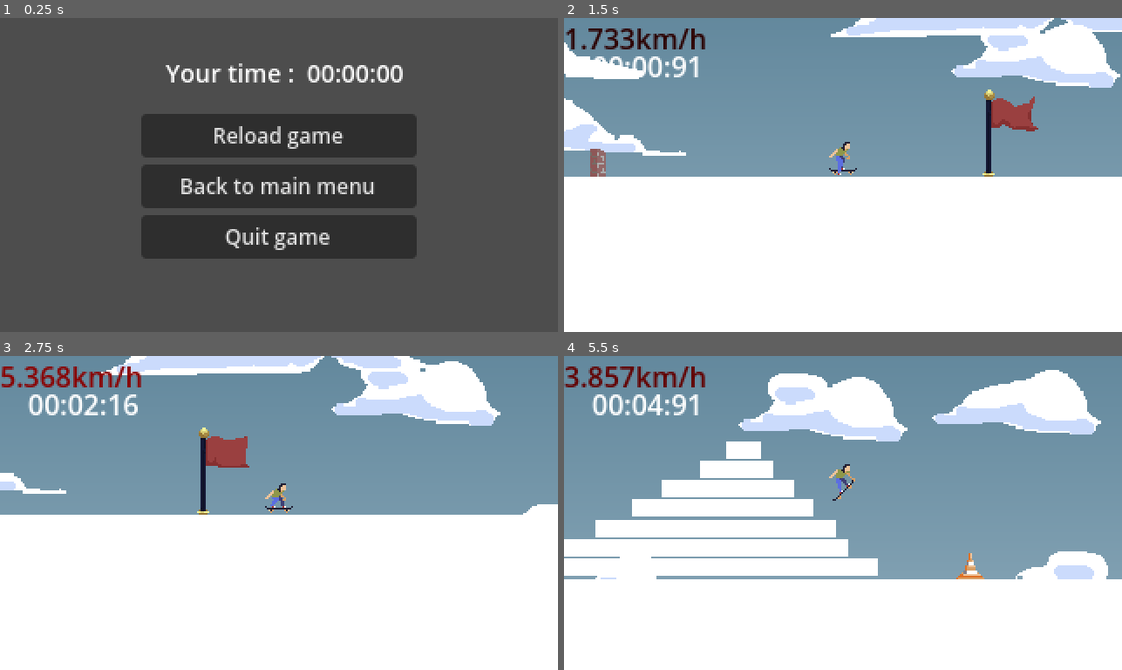
Above: before the commit, frames 1-4 (two rows, left to right).
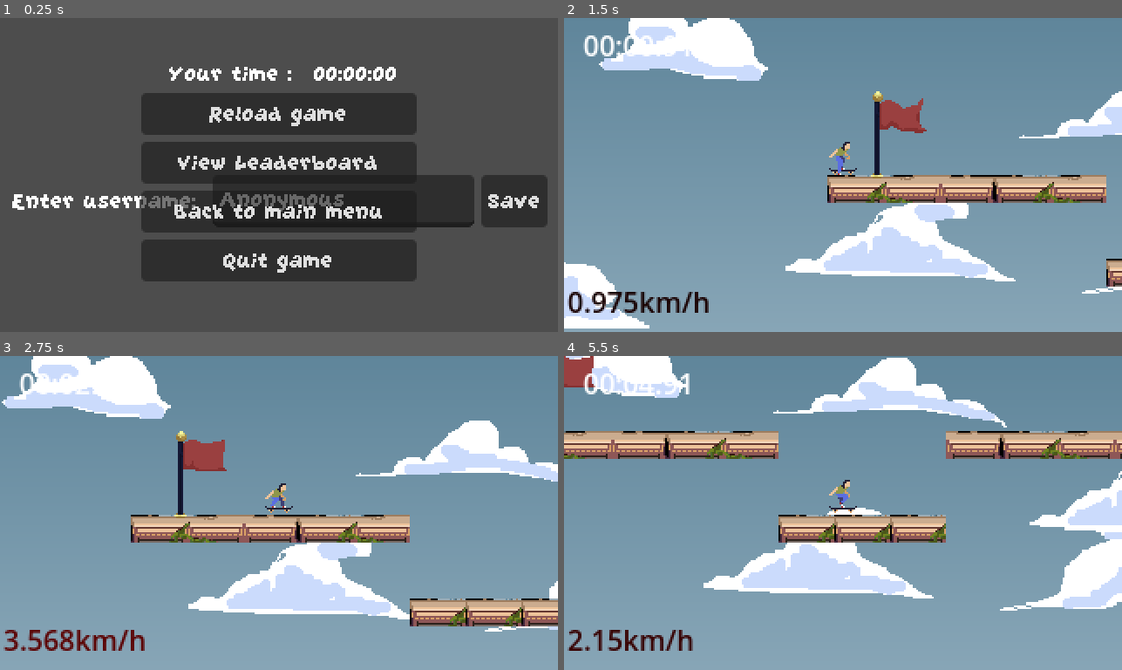
Above: after the commit, the same moments.

Repository: Minipeps/SpeedJam-8
Game: Godot game, scene res://Menus/EndScreen/EndScreen.tscn
Two runs of this game, one before a commit and one after it. Both use one fixed random seed, a clock stepped at 60 frames per second and the inputs below. This scene is started directly instead of the project's main scene.
Inputs (mouse positions are in pixels of both pictures, inside the frame that each line leads up to):
- Up to frame 1 (0.25 s): no input
- Up to frame 2 (1.5 s): click "Reload game" at 0.5 s; tap Enter (ui_accept) at 1.25 s; move the mouse to (965, 159) at 1.27 s; hold Right (player_move_right) from 1.28 s (still down); tap C (display_end_screen_lose) at 1.35 s
- Up to frame 3 (2.75 s): tap Enter (ui_accept) at 1.52, 2.27 s; move the mouse to (167, 528) at 2.02 s; release Right (player_move_right) at 2.03 s; hold Down (player_move_down) from 2.03 s (still down); tap X (display_end_screen_win) at 2.1 s
- Up to frame 4 (5.5 s): move the mouse to (898, 443) at 2.77 s; release Down (player_move_down) at 2.78 s; hold Right (player_move_right) 2.78-3.53 s; tap C (display_end_screen_lose) at 2.85, 4.35 s; move the mouse to (815, 575) at 3.52 s; hold Up (player_move_up) 3.53-4.28 s; tap X (display_end_screen_win) at 3.6, 5.1 s; tap Enter (ui_accept) at 3.77, 4.52, 5.27 s; move the mouse to (1010, 560) at 4.27 s; hold Left (player_move_left) from 4.28 s (still down); move the mouse to (675, 465) at 5.02 s

The runs differ from the first frame. In frame 1, 20% of the frame differs, in the area x 2-99%, y 14-84%; in frame 2, 62%; in frame 3, 62%; in frame 4, 63%, in the area x 0-100%, y 0-100%.

Commit message:
add leaderboard

Diff:
--- a/Globals.gd
+++ b/Globals.gd
@@ -7,3 +7,50 @@
 	var seconds : int = fmod(TIME_ELAPSED, 60.0)
 	var microseconds : int = (TIME_ELAPSED - int(TIME_ELAPSED)) * 100
 	return "%02d:%02d:%02d" % [minutes, seconds, microseconds]
+
+# Leaderboard
+var LEADERBOARD_NAME_ENTRIES: Array
+var LEADERBOARD_TIME_ENTRIES: Array
+
+func _ready():
+	load_leaderboard_from_file()
+
+func add_leaderboard_entry(username: String, time: float):
+	var insert_index: int = 0
+	for entry in Globals.LEADERBOARD_TIME_ENTRIES:
+		if time < entry:
+			break;
+		insert_index += 1
+
+	LEADERBOARD_TIME_ENTRIES.insert(insert_index, time)
+	LEADERBOARD_NAME_ENTRIES.insert(insert_index, username)
+
+	save_leaderboard_to_file()
+	print("Score saved to leaderboard: ", username, ": ", time)
+
+func save_leaderboard_to_file():
+	var data = {"usernames": LEADERBOARD_NAME_ENTRIES, "times": LEADERBOARD_TIME_ENTRIES}
+	var save_file = FileAccess.open("user://leaderboard.save", FileAccess.WRITE)
+	var json = JSON.stringify(data)
+	save_file.store_line(json)
+
+func load_leaderboard_from_file():
+	if not FileAccess.file_exists("user://leaderboard.save"):
+		return # Error! We don't have a save to load.
+
+	var save_file = FileAccess.open("user://leaderboard.save", FileAccess.READ)
+	var json_string = save_file.get_line()
+
+	# Creates the helper class to interact with JSON.
+	var json = JSON.new()
+
+	# Check if there is any error while parsing the JSON string, skip in case of failure.
+	var parse_result = json.parse(json_string)
+	if not parse_result == OK:
+		print("JSON Parse Error: ", json.get_error_message(), " in ", json_string, " at line ", json.get_error_line())
+		return
+
+	# Get the data from the JSON object.
+	var data = json.data
+	LEADERBOARD_NAME_ENTRIES = data["usernames"]
+	LEADERBOARD_TIME_ENTRIES = data["times"]
--- a/Menus/EndScreen/EndScreen.gd
+++ b/Menus/EndScreen/EndScreen.gd
@@ -1,15 +1,25 @@
 extends Node
 @export var mainMenu = "res://Menus/MainMenu/MainMenu.tscn"
+var leaderboard = "res://Menus/Leaderboard/Leaderboard.tscn"
 
 # Called when the node enters the scene tree for the first time.
 func _ready():
 	$FinalTimeLabel.text = Globals.get_formulated_time_elapsed()
 
 func onReloadGameSceneButtonPressed():
-	get_tree().change_scene_to_file("res://2D/TestPlayerLevel.tscn")
+	get_tree().change_scene_to_file("res://2D/Level.tscn")
 
 func onMainMenuButtonPressed():
 	get_tree().change_scene_to_file(mainMenu)
 
 func onQuitButtonPressed():
 	get_tree().quit()
+
+func onSaveButtonPressed():
+	var username = $HBoxContainer/TextEdit.text
+	if username == "":
+		username = "Anonymous"
+	Globals.add_leaderboard_entry(username, Globals.TIME_ELAPSED)
+
+func onLeaderboardButtonPressed():
+	get_tree().change_scene_to_file(leaderboard)
--- a/Menus/EndScreen/EndScreen.tscn
+++ b/Menus/EndScreen/EndScreen.tscn
@@ -1,15 +1,19 @@
-[gd_scene load_steps=3 format=3 uid="uid://4uepyvot3h3y"]
+[gd_scene load_steps=5 format=3 uid="uid://4uepyvot3h3y"]
 
 [ext_resource type="Texture2D" uid="uid://c8kfo50a4t6dn" path="res://Menus/MainMenu/640px-Opossum_1.jpg" id="1_axm2g"]
 [ext_resource type="Script" path="res://Menus/EndScreen/EndScreen.gd" id="1_ulwhw"]
+[ext_resource type="LabelSettings" uid="uid://3587hfpxonie" path="res://Menus/Leaderboard/entryLabelSettings.tres" id="3_6xqd3"]
+[ext_resource type="Theme" uid="uid://cwy2cn6v5ovu3" path="res://Theme/ThemeCustom.tres" id="4_wmbbw"]
 
 [node name="EndScreen" type="Control"]
+texture_filter = 1
 layout_mode = 3
 anchors_preset = 15
 anchor_right = 1.0
 anchor_bottom = 1.0
 grow_horizontal = 2
 grow_vertical = 2
+theme = ExtResource("4_wmbbw")
 script = ExtResource("1_ulwhw")
 
 [node name="TextureRect" type="TextureRect" parent="."]
@@ -21,6 +25,32 @@
 grow_horizontal = 2
 grow_vertical = 2
 texture = ExtResource("1_axm2g")
+
+[node name="HBoxContainer" type="HBoxContainer" parent="."]
+custom_minimum_size = Vector2(300, 0)
+layout_mode = 1
+anchors_preset = 5
+anchor_left = 0.5
+anchor_right = 0.5
+offset_left = -153.5
+offset_top = 90.0
+offset_right = 153.5
+offset_bottom = 120.0
+grow_horizontal = 2
+
+[node name="Label" type="Label" parent="HBoxContainer"]
+layout_mode = 2
+text = "Enter username: "
+label_settings = ExtResource("3_6xqd3")
+
+[node name="TextEdit" type="TextEdit" parent="HBoxContainer"]
+custom_minimum_size = Vector2(150, 20)
+layout_mode = 2
+text = "Anonymous"
+
+[node name="Button" type="Button" parent="HBoxContainer"]
+layout_mode = 2
+text = "Save"
 
 [node name="VBoxContainer" type="VBoxContainer" parent="."]
 layout_mode = 1
@@ -38,17 +68,20 @@
 
 [node name="ReloadGameButton" type="Button" parent="VBoxContainer"]
 layout_mode = 2
-theme_override_font_sizes/font_size = 12
+theme = ExtResource("4_wmbbw")
 text = "Reload game"
+
+[node name="GoToLeaderboard" type="Button" parent="VBoxContainer"]
+layout_mode = 2
+theme = ExtResource("4_wmbbw")
+text = "View Leaderboard"
 
 [node name="MainMenuButton" type="Button" parent="VBoxContainer"]
 layout_mode = 2
-theme_override_font_sizes/font_size = 12
 text = "Back to main menu"
 
 [node name="QuitButton" type="Button" parent="VBoxContainer"]
 layout_mode = 2
-theme_override_font_sizes/font_size = 12
 text = "Quit game"
 
 [node name="FinalTimeLabel" type="Label" parent="."]
@@ -64,6 +97,7 @@
 offset_bottom = 13.42
 theme_override_font_sizes/font_size = 14
 text = "00:00:00"
+label_settings = ExtResource("3_6xqd3")
 horizontal_alignment = 1
 vertical_alignment = 1
 
@@ -80,9 +114,12 @@
 offset_bottom = 13.42
 theme_override_font_sizes/font_size = 14
 text = "Your time :"
+label_settings = ExtResource("3_6xqd3")
 horizontal_alignment = 1
 vertical_alignment = 1
 
+[connection signal="pressed" from="HBoxContainer/Button" to="." method="onSaveButtonPressed"]
 [connection signal="pressed" from="VBoxContainer/ReloadGameButton" to="." method="onReloadGameSceneButtonPressed"]
+[connection signal="pressed" from="VBoxContainer/GoToLeaderboard" to="." method="onLeaderboardButtonPressed"]
 [connection signal="pressed" from="VBoxContainer/MainMenuButton" to="." method="onMainMenuButtonPressed"]
 [connection signal="pressed" from="VBoxContainer/QuitButton" to="." method="onQuitButtonPressed"]
--- /dev/null
+++ b/Menus/Leaderboard/Entry.tscn
@@ -0,0 +1,40 @@
+[gd_scene load_steps=3 format=3 uid="uid://c6j5oeyoxagrq"]
+
+[ext_resource type="LabelSettings" uid="uid://3587hfpxonie" path="res://Menus/Leaderboard/entryLabelSettings.tres" id="1_5qhci"]
+[ext_resource type="Script" path="res://Menus/Leaderboard/entry.gd" id="1_oo7q7"]
+
+[node name="Entry" type="Control"]
+custom_minimum_size = Vector2(0, 10)
+layout_mode = 3
+anchors_preset = 0
+script = ExtResource("1_oo7q7")
+
+[node name="Username" type="Label" parent="."]
+layout_mode = 1
+anchors_preset = 4
+anchor_top = 0.5
+anchor_bottom = 0.5
+offset_top = -11.5
+offset_right = 190.0
+offset_bottom = 11.5
+grow_vertical = 2
+text = "TestUser"
+label_settings = ExtResource("1_5qhci")
+vertical_alignment = 1
+
+[node name="Time" type="Label" parent="."]
+layout_mode = 1
+anchors_preset = 6
+anchor_left = 1.0
+anchor_top = 0.5
+anchor_right = 1.0
+anchor_bottom = 0.5
+offset_left = -64.0
+offset_top = -11.5
+offset_bottom = 11.5
+grow_horizontal = 0
+grow_vertical = 2
+text = "00:00:00"
+label_settings = ExtResource("1_5qhci")
+horizontal_alignment = 2
+vertical_alignment = 1
--- /dev/null
+++ b/Menus/Leaderboard/Leaderboard.tscn
@@ -0,0 +1,149 @@
+[gd_scene load_steps=5 format=3 uid="uid://byught834a32d"]
+
+[ext_resource type="Script" path="res://Menus/Leaderboard/leaderboard.gd" id="1_2h0kb"]
+[ext_resource type="FontFile" uid="uid://bjecg0boqyvj5" path="res://Font/GrapeSoda.ttf" id="1_bleeq"]
+[ext_resource type="LabelSettings" uid="uid://3587hfpxonie" path="res://Menus/Leaderboard/entryLabelSettings.tres" id="1_ty58p"]
+
+[sub_resource type="LabelSettings" id="LabelSettings_8o6po"]
+font = ExtResource("1_bleeq")
+font_size = 32
+
+[node name="Leaderboard" type="Control"]
+texture_filter = 1
+layout_mode = 3
+anchors_preset = 15
+anchor_right = 1.0
+anchor_bottom = 1.0
+grow_horizontal = 2
+grow_vertical = 2
+script = ExtResource("1_2h0kb")
+
+[node name="Label" type="Label" parent="."]
+layout_mode = 1
+anchors_preset = 10
+anchor_right = 1.0
+offset_top = 10.0
+offset_bottom = 42.0
+grow_horizontal = 2
+text = "Leaderboard"
+label_settings = SubResource("LabelSettings_8o6po")
+horizontal_alignment = 1
+vertical_alignment = 1
+
+[node name="Panel" type="ColorRect" parent="."]
+texture_filter = 1
+layout_mode = 1
+anchors_preset = 15
+anchor_right = 1.0
+anchor_bottom = 1.0
+offset_left = 20.0
+offset_top = 50.0
+offset_right = -20.0
+offset_bottom = -10.0
+grow_horizontal = 2
+grow_vertical = 2
+pivot_offset = Vector2(300, 150)
+color = Color(0.111197, 0.111197, 0.111197, 1)
+
+[node name="VBoxContainer" type="VBoxContainer" parent="Panel"]
+custom_minimum_size = Vector2(260, 130)
+layout_mode = 1
+anchors_preset = 15
+anchor_right = 1.0
+anchor_bottom = 1.0
+offset_left = 20.0
+offset_right = -20.0
+grow_horizontal = 2
+grow_vertical = 2
+
+[node name="Header" type="Control" parent="Panel/VBoxContainer"]
+custom_minimum_size = Vector2(300, 20)
+layout_mode = 2
+
+[node name="TitleUsername" type="Label" parent="Panel/VBoxContainer/Header"]
+texture_filter = 1
+layout_mode = 0
+offset_right = 300.0
+offset_bottom = 20.0
+text = "Username"
+label_settings = ExtResource("1_ty58p")
+horizontal_alignment = 1
+vertical_alignment = 1
+
+[node name="TitleTime" type="Label" parent="Panel/VBoxContainer/Header"]
+layout_mode = 0
+offset_left = 300.0
+offset_right = 600.0
+offset_bottom = 20.0
+text = "Time"
+label_settings = ExtResource("1_ty58p")
+horizontal_alignment = 1
+vertical_alignment = 1
+
+[node name="VSeparator" type="VSeparator" parent="Panel"]
+layout_mode = 1
+anchors_preset = 9
+anchor_bottom = 1.0
+offset_left = -2.635
+offset_right = 1.365
+grow_vertical = 2
+
+[node name="VSeparator2" type="VSeparator" parent="Panel"]
+layout_mode = 1
+anchors_preset = 13
+anchor_left = 0.5
+anchor_right = 0.5
+anchor_bottom = 1.0
+offset_left = -2.0
+offset_right = 2.0
+offset_bottom = -0.865005
+grow_horizontal = 2
+grow_vertical = 2
+
+[node name="VSeparator3" type="VSeparator" parent="Panel"]
+layout_mode = 1
+anchors_preset = 11
+anchor_left = 1.0
+anchor_right = 1.0
+anchor_bottom = 1.0
+offset_left = -2.0
+offset_right = 2.0
+grow_horizontal = 0
+grow_vertical = 2
+
+[node name="HSeparator" type="HSeparator" parent="Panel"]
+layout_mode = 1
+anchors_preset = 10
+anchor_right = 1.0
+offset_top = -3.0
+offset_bottom = 1.0
+grow_horizontal = 2
+
+[node name="HSeparator2" type="HSeparator" parent="Panel"]
+layout_mode = 1
+anchors_preset = 10
+anchor_right = 1.0
+offset_top = 17.305
+offset_bottom = 21.305
+grow_horizontal = 2
+
+[node name="HSeparator3" type="HSeparator" parent="Panel"]
+layout_mode = 1
+anchors_preset = 12
+anchor_top = 1.0
+anchor_right = 1.0
+anchor_bottom = 1.0
+offset_top = -2.0
+offset_bottom = 2.0
+grow_horizontal = 2
+grow_vertical = 0
+
+[node name="Button" type="Button" parent="."]
+layout_mode = 1
+offset_left = 10.0
+offset_top = 10.0
+offset_right = 110.0
+offset_bottom = 35.0
+text = "Back to Menu"
+
+[connection signal="pressed" from="Button" to="." method="_on_back_to_menu_button_pressed"]
--- /dev/null
+++ b/Menus/Leaderboard/entry.gd
@@ -0,0 +1,10 @@
+extends Control
+
+func set_username(user: String):
+	$Username.text = user
+
+func set_time(time: float):
+	var minutes : int = time / 60.0
+	var seconds : int = fmod(time, 60.0)
+	var microseconds : int = (time - int(time)) * 100
+	$Time.text = "%02d:%02d:%02d" % [minutes, seconds, microseconds]
--- /dev/null
+++ b/Menus/Leaderboard/entryLabelSettings.tres
@@ -0,0 +1,6 @@
+[gd_resource type="LabelSettings" load_steps=2 format=3 uid="uid://3587hfpxonie"]
+
+[ext_resource type="FontFile" uid="uid://bjecg0boqyvj5" path="res://Font/GrapeSoda.ttf" id="1_r3fui"]
+
+[resource]
+font = ExtResource("1_r3fui")
--- /dev/null
+++ b/Menus/Leaderboard/leaderboard.gd
@@ -0,0 +1,27 @@
+extends Control
+
+var mainMenu = "res://Menus/MainMenu/MainMenu.tscn"
+
+var entryScene = preload("res://Menus/Leaderboard/Entry.tscn")
+
+@onready var entryContainer = $Panel/VBoxContainer
+
+# Called when the node enters the scene tree for the first time.
+func _ready() -> void:
+	_update_leaderboard()
+
+func _update_leaderboard():
+	_clear_entries()
+	for i in Globals.LEADERBOARD_NAME_ENTRIES.size():
+		var entry = entryScene.instantiate()
+		entry.set_username(Globals.LEADERBOARD_NAME_ENTRIES[i])
+		entry.set_time(Globals.LEADERBOARD_TIME_ENTRIES[i])
+		entryContainer.add_child(entry)
+
+func _clear_entries():
+	var children = entryContainer.get_children()
+	for i in range(1,children.size()):
+		children[i].queue_free()
+
+func _on_back_to_menu_button_pressed():
+	get_tree().change_scene_to_file(mainMenu)
--- a/Menus/MainMenu/MainMenu.gd
+++ b/Menus/MainMenu/MainMenu.gd
@@ -1,7 +1,7 @@
 extends Control
 
 @onready var tutorialScene = load("res://Menus/Tutorial/Tutorial.tscn")
-@export var testLevel = "res://Levels/TestLevel/TestLevel.tscn"
+@export var testLevel = "res://2D/TestPlayerLevel.tscn"
 
 # Called when the node enters the scene tree for the first time.
 func _ready():
--- a/Menus/MainMenu/MainMenu.tscn
+++ b/Menus/MainMenu/MainMenu.tscn
@@ -1,5 +1,6 @@
-[gd_scene load_steps=4 format=3 uid="uid://cx5tqqwvb5tyc"]
+[gd_scene load_steps=5 format=3 uid="uid://cx5tqqwvb5tyc"]
 
+[ext_resource type="Theme" uid="uid://cwy2cn6v5ovu3" path="res://Theme/ThemeCustom.tres" id="1_5606g"]
 [ext_resource type="Script" path="res://Menus/MainMenu/MainMenu.gd" id="1_vk5ut"]
 [ext_resource type="Texture2D" uid="uid://c8kfo50a4t6dn" path="res://Menus/MainMenu/640px-Opossum_1.jpg" id="2_r8l7y"]
 
@@ -12,6 +13,7 @@
 anchor_bottom = 1.0
 grow_horizontal = 2
 grow_vertical = 2
+theme = ExtResource("1_5606g")
 script = ExtResource("1_vk5ut")
 
 [node name="TextureRect" type="TextureRect" parent="."]
--- /dev/null
+++ b/Theme/ThemeCustom.tres
@@ -0,0 +1,7 @@
+[gd_resource type="Theme" load_steps=2 format=3 uid="uid://cwy2cn6v5ovu3"]
+
+[ext_resource type="FontFile" uid="uid://bjecg0boqyvj5" path="res://Font/GrapeSoda.ttf" id="1_txhau"]
+
+[resource]
+default_font = ExtResource("1_txhau")
+default_font_size = 16
Binary file added: Font/GrapeSoda.ttf
Not shown, added: Font/GrapeSoda.ttf.import
